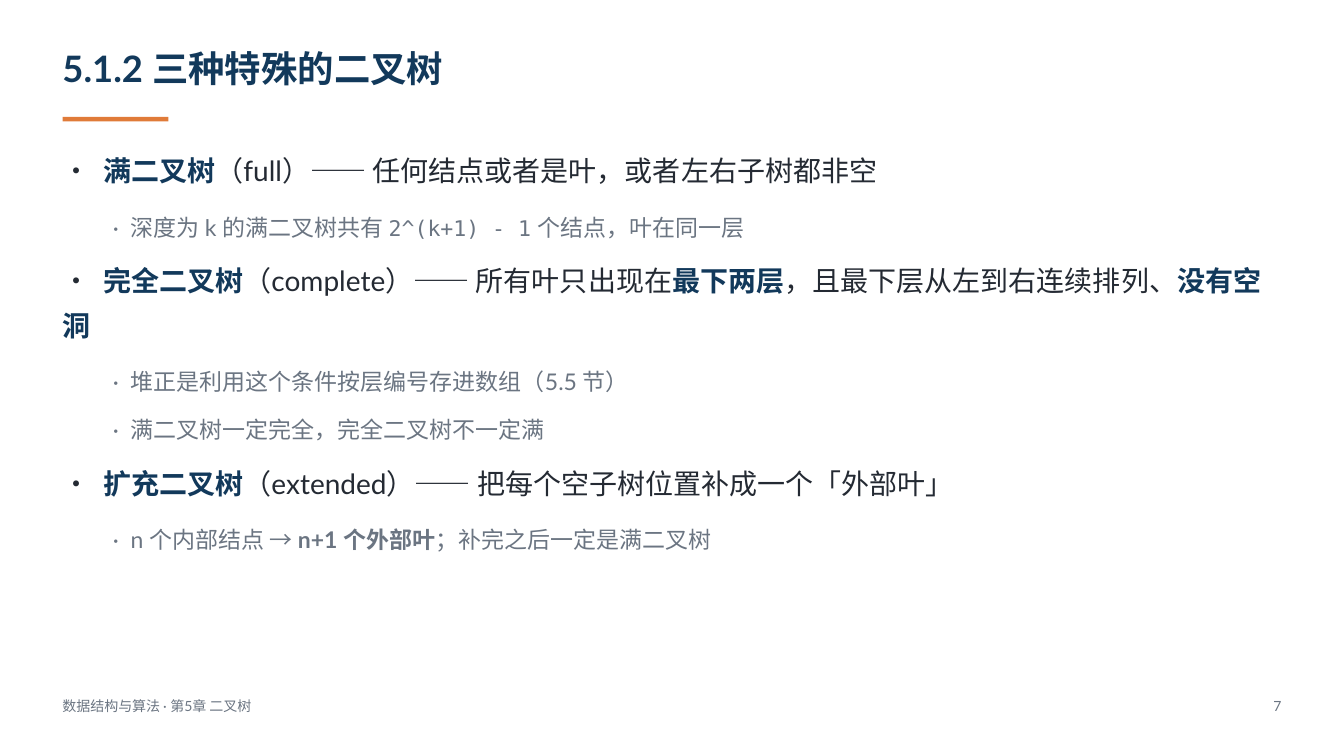
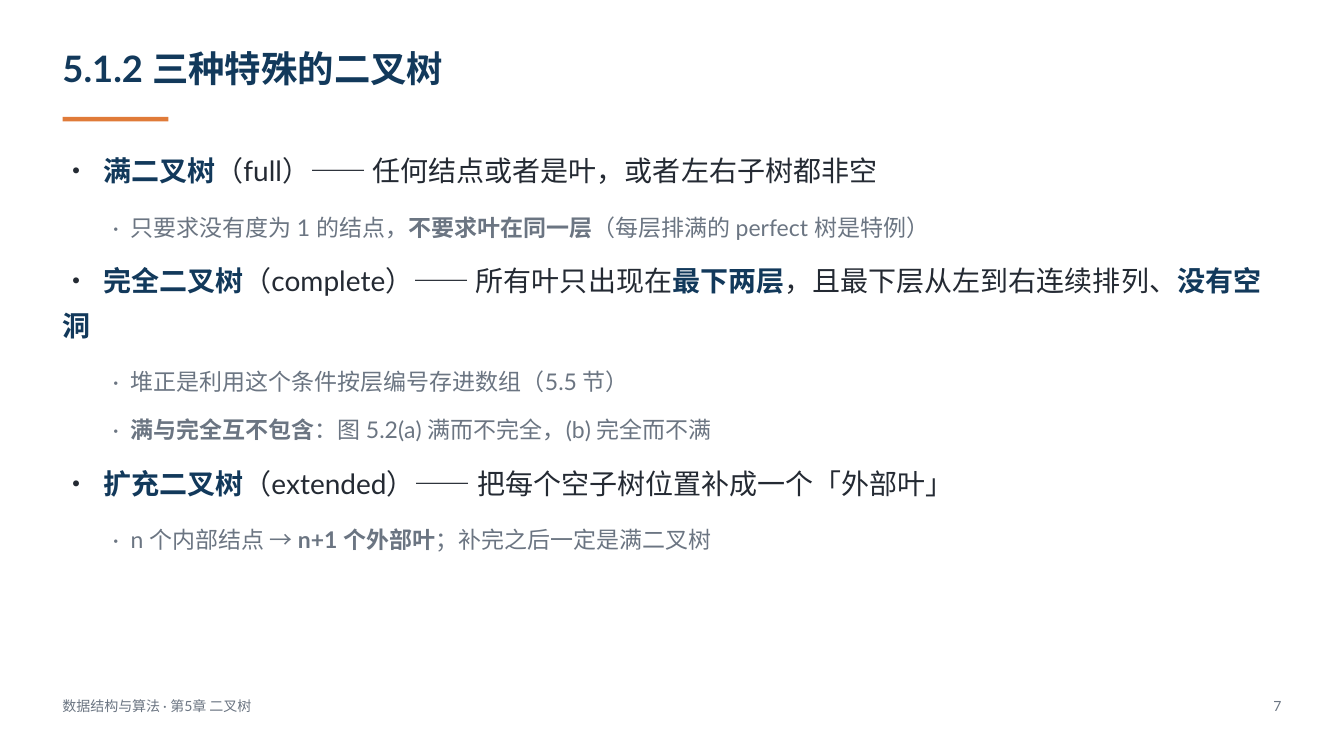
Before and after one commit to GMyhf/dsa-modernization, a slide deck: slide 7 of courseware/DSA_CH05_Binary_Tree.pptx. Drawn at 1344x756 pixels with LibreOffice and Linux fonts; fonts in the diff are those of the drawing. Boxes give left, top, right and bottom in pixels: in the first picture for what was removed or moved away, otherwise in the second. Text is boxed around its words. In the diff, an @@ line names an element or a change of style, - is before the commit and + after.

```diff
--- a/courseware/DSA_CH05_Binary_Tree.pptx
+++ b/courseware/DSA_CH05_Binary_Tree.pptx
@@ text at (131, 216, 929, 240): text changed @@
-  · 深度为 k 的满二叉树共有 2^(k+1) - 1 个结点，叶在同一层
+  · 只要求没有度为 1 的结点，不要求叶在同一层（每层排满的 perfect 树是特例）
@@ text at (131, 418, 712, 441): text changed @@
-  · 满二叉树一定完全，完全二叉树不一定满
+  · 满与完全互不包含：图 5.2(a) 满而不完全，(b) 完全而不满
```
Also in this commit, not shown: 1 other slide changed, 32 other files.
